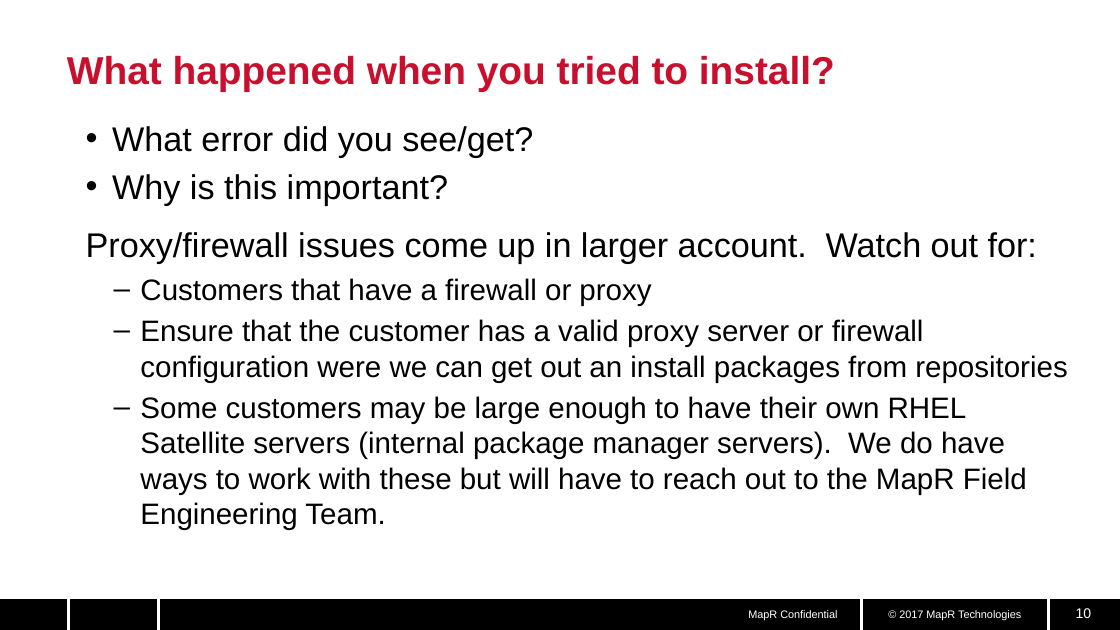
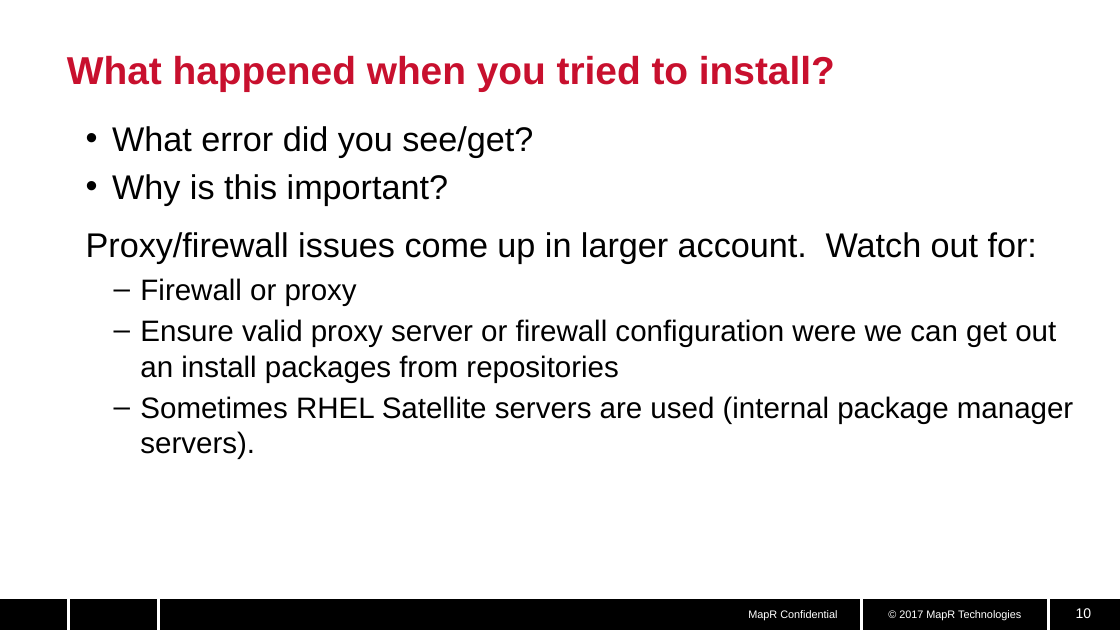
Before and after one commit to corersky/trainings, a slide deck: slide 10 of slides/Cluster validation.pptx. Drawn at 1120x630 pixels with LibreOffice and Linux fonts; fonts in the diff are those of the drawing; background and template pictures are left out. Boxes give left, top, right and bottom in pixels: in the first picture for what was removed or moved away, otherwise in the second. Text is boxed around its words. In the diff, an @@ line names an element or a change of style, - is before the commit and + after.

```diff
--- a/slides/Cluster validation.pptx
+++ b/slides/Cluster validation.pptx
@@ text at (140,278,1073,459): text changed @@
-  – Customers that have a firewall or proxy
-  – Ensure that the customer has a valid proxy server or firewall configuration were we can get out an install packages from repositories
-  – Some customers may be large enough to have their own RHEL Satellite servers (internal package manager servers). We do have ways to work with these but will have to reach out to the MapR Field Engineering Team.
+  – Firewall or proxy
+  – Ensure valid proxy server or firewall configuration were we can get out an install packages from repositories
+  – Sometimes RHEL Satellite servers are used (internal package manager servers).
```
Also in this commit, not shown: 4 other slides changed.
